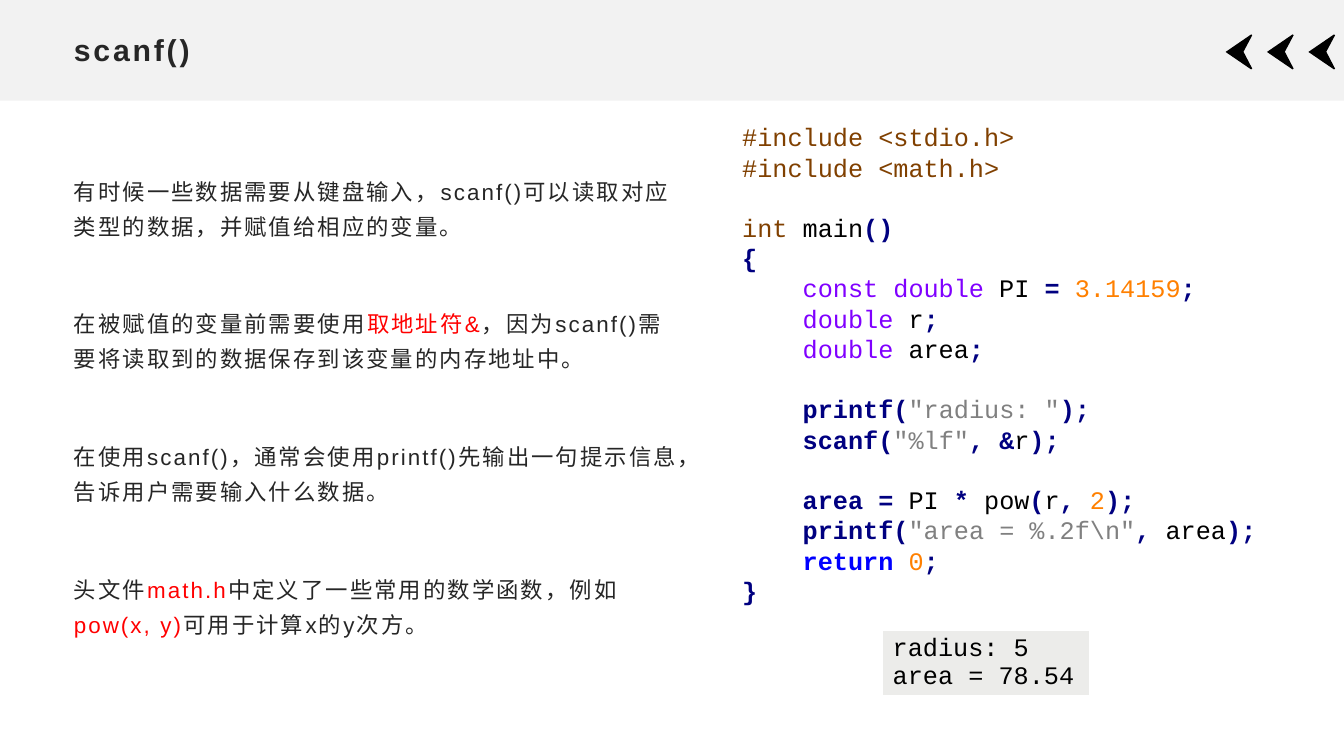
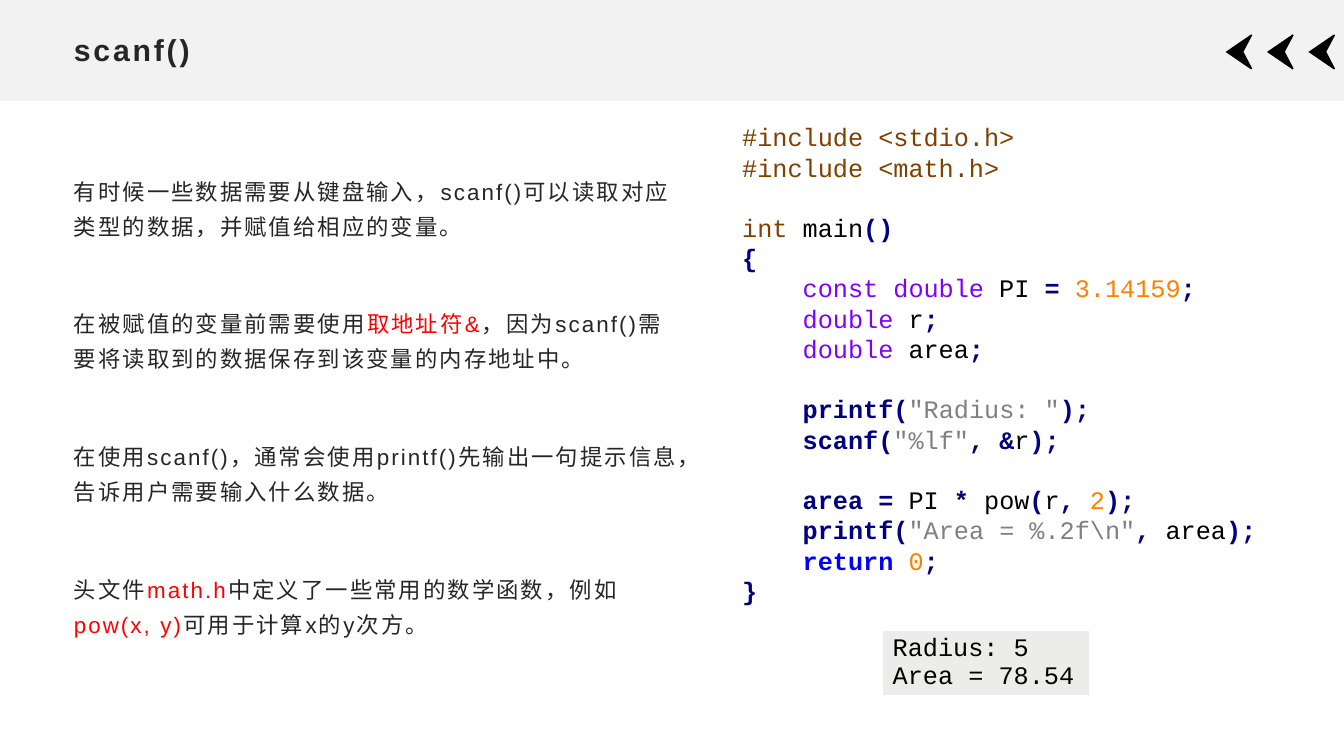
Before and after one commit to xdai02/C, a slide deck: slide 16 of slides/1.pptx. Drawn at 1344x756 pixels with LibreOffice and Linux fonts; fonts in the diff are those of the drawing. Boxes give left, top, right and bottom in pixels: in the first picture for what was removed or moved away, otherwise in the second. Text is boxed around its words. In the diff, an @@ line names an element or a change of style, - is before the commit and + after.

```diff
--- a/slides/1.pptx
+++ b/slides/1.pptx
@@ text at [742, 128, 1257, 575]: text changed @@
-#include <stdio.h> #include <math.h> int main() { const double PI = 3.14159; double r; double area; printf("radius: "); scanf("%lf", &r); area = PI * pow(r, 2); printf("area = %.2f\n", area); return 0; }
+#include <stdio.h> #include <math.h> int main() { const double PI = 3.14159; double r; double area; printf("Radius: "); scanf("%lf", &r); area = PI * pow(r, 2); printf("Area = %.2f\n", area); return 0; }
@@ table at [883, 630, 1091, 701] @@
-row 1, column 1: radius: 5 / area = 78.54
+row 1, column 1: Radius: 5 / Area = 78.54
```
Also in this commit, not shown: 3 other slides changed, 33 other files.
